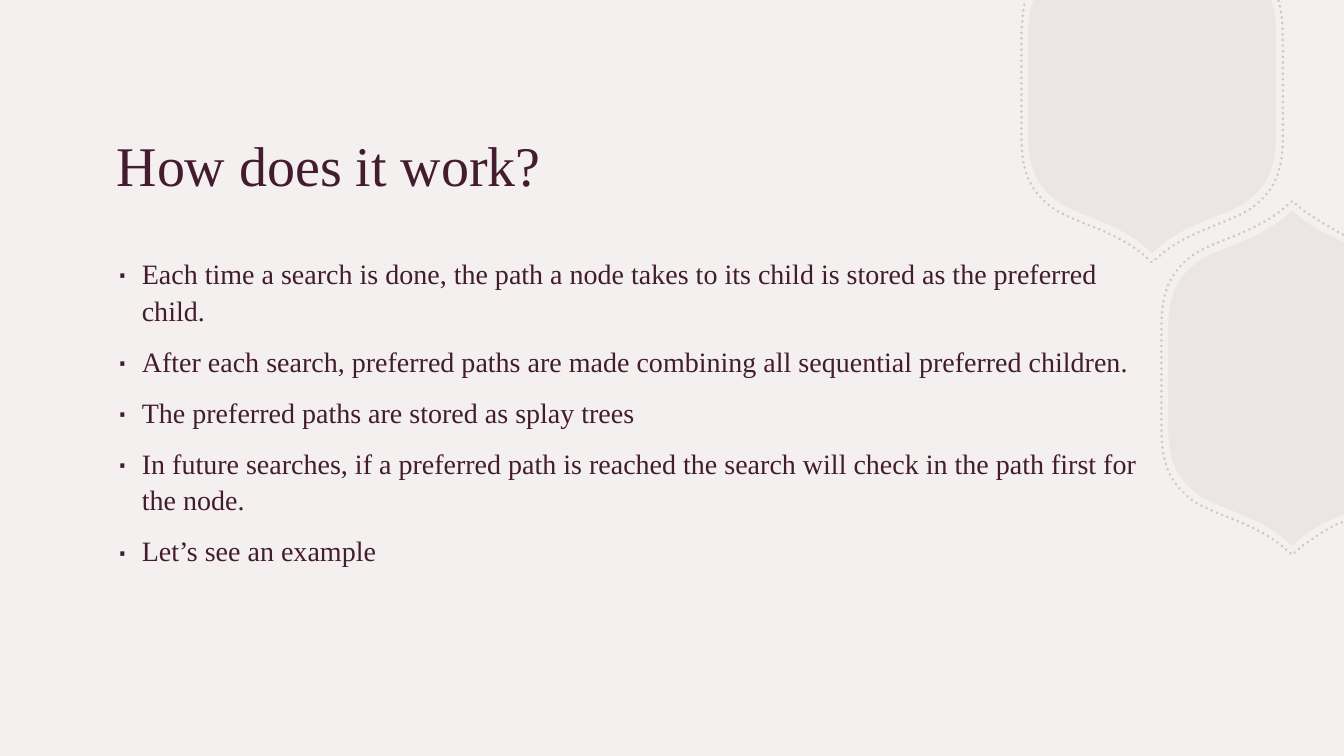
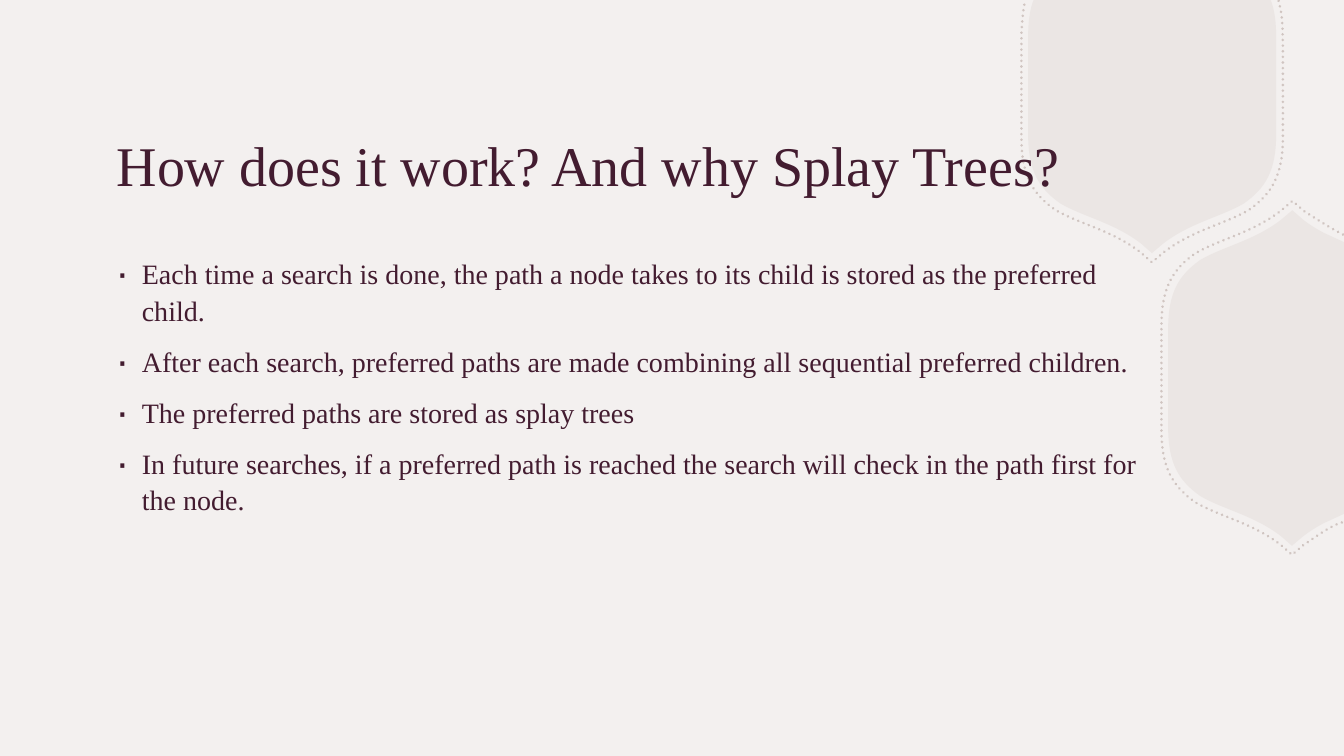
Before and after one commit to nathanielketema/HashTable, a slide deck: slide 3 of Tango Tree.pptx. Drawn at 1344x756 pixels with LibreOffice and Linux fonts; fonts in the diff are those of the drawing. Boxes give left, top, right and bottom in pixels: in the first picture for what was removed or moved away, otherwise in the second. Text is boxed around its words. In the diff, an @@ line names an element or a change of style, - is before the commit and + after.

```diff
--- a/Tango Tree.pptx
+++ b/Tango Tree.pptx
@@ title at (x1=117, y1=144, x2=1060, y2=197): text changed @@
-How does it work?
+How does it work? And why Splay Trees?
@@ text at (x1=142, y1=541, x2=376, y2=567): paragraph removed @@
-∙ Let’s see an example
```
Also in this commit, not shown: 1 other slide changed, 3 slides added, 1 slide removed.
